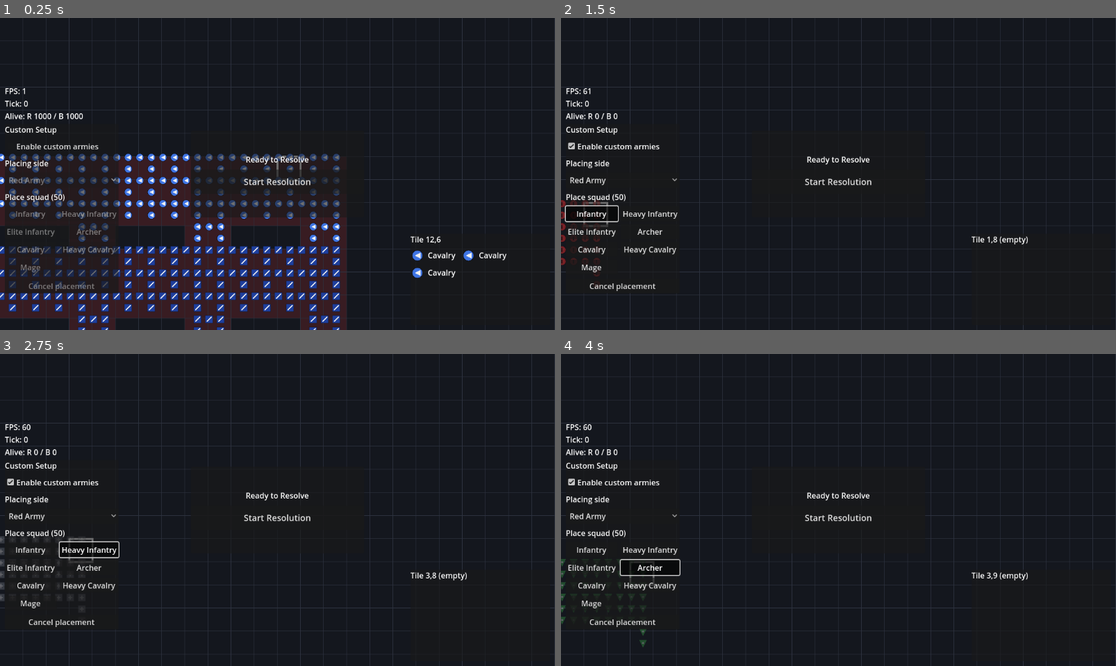
Above: before the commit, frames 1-4 (two rows, left to right).
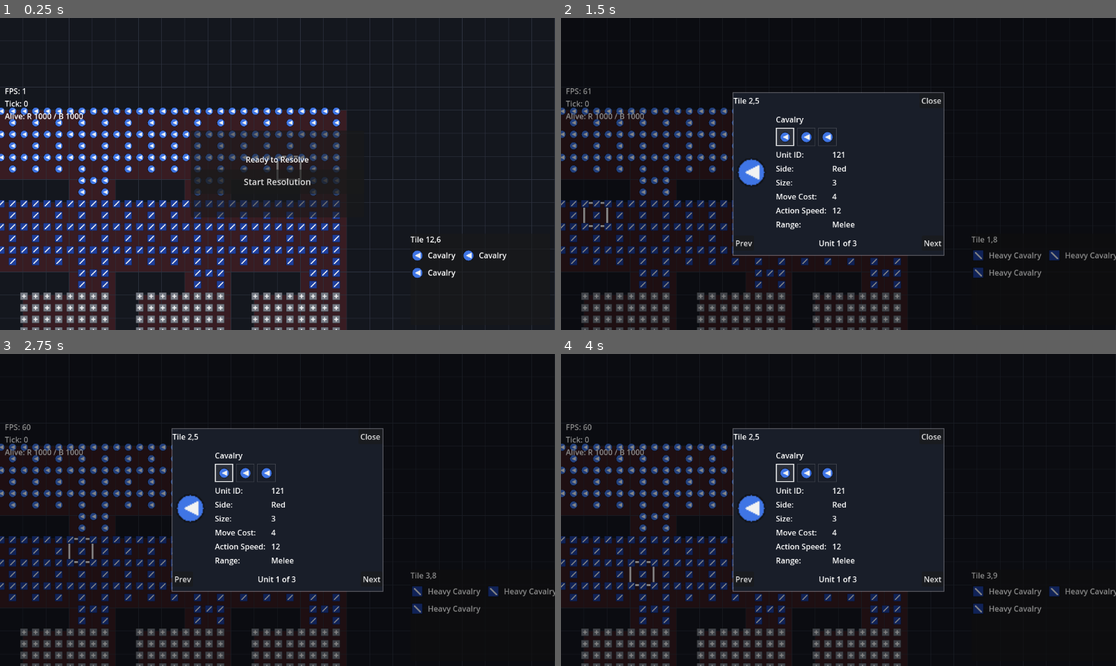
Above: after the commit, the same moments.

Repository: saykrikan-krap/battle-prototype-scale-test-godot
Game: Godot game, scene res://scenes/Main.tscn
The game is run twice, just before and just after one commit, with the same random seed, the same clock (stepped at 60 frames per second) and the same inputs.
Inputs (mouse positions are in pixels of both pictures, inside the frame that each line leads up to):
- Up to frame 1 (0.25 s): no input
- Up to frame 2 (1.5 s): click (622, 145) at 0.5 s, where only the run before the commit has a clickable "Enable custom armies"; click (594, 214) at 1.25 s, where only the run before the commit has a clickable "Infantry"
- Up to frame 3 (2.75 s): click (88, 550) at 2 s, where only the run before the commit has a clickable "Heavy Infantry"
- Up to frame 4 (4 s): click (594, 566) at 2.75 s, where only the run before the commit has a clickable "Elite Infantry"; click (649, 566) at 3.5 s, where only the run before the commit has a clickable "Archer"

The runs differ from the first frame. In frame 1, 21% of the frame differs, in the area x 0-63%, y 28-100%; in frame 2, 12%; in frame 3, 12%; in frame 4, 12%.

Commit message:
Switch custom setup to CLI flag and zone overlays

Diff:
--- a/replayer/battle_view.gd
+++ b/replayer/battle_view.gd
@@ -13,6 +13,8 @@
 const PROJECTILE_SCALE = 0.2
 const OVERLAY_RED = Color(0.85, 0.2, 0.2, 0.18)
 const OVERLAY_BLUE = Color(0.2, 0.45, 0.9, 0.18)
+const DEPLOY_RED = Color(0.9, 0.25, 0.25, 0.1)
+const DEPLOY_BLUE = Color(0.25, 0.5, 0.95, 0.1)
 const GHOST_ALPHA = 0.35
 const GHOST_INVALID_ALPHA = 0.55
 
@@ -60,6 +62,9 @@
 var _ghost_meshes = []
 var _ghost_units = []
 var _ghost_valid: bool = true
+var _deploy_red_rect: Rect2i = Rect2i()
+var _deploy_blue_rect: Rect2i = Rect2i()
+var _show_deploy_zones: bool = false
 var _zoom: float = VIEW_SCALE
 var _tile_side = PackedInt32Array()
 var _hovered_tile = Vector2i(-1, -1)
@@ -116,6 +121,12 @@
 	_ghost_valid = valid
 	_update_ghost_meshes()
 
+func set_deployment_zones(red_rect: Rect2i, blue_rect: Rect2i, visible: bool) -> void:
+	_deploy_red_rect = red_rect
+	_deploy_blue_rect = blue_rect
+	_show_deploy_zones = visible
+	queue_redraw()
+
 func _apply_zoom(target_zoom: float, mouse_pos: Vector2) -> void:
 	var clamped = clamp(target_zoom, MIN_ZOOM, MAX_ZOOM)
 	if is_equal_approx(clamped, _zoom):
@@ -139,6 +150,10 @@
 	var total_width = grid_width * TILE_SIZE
 	var total_height = grid_height * TILE_SIZE
 	draw_rect(Rect2(0, 0, total_width, total_height), Color(0.08, 0.09, 0.12))
+
+	if _show_deploy_zones:
+		_draw_deploy_zone(_deploy_red_rect, DEPLOY_RED)
+		_draw_deploy_zone(_deploy_blue_rect, DEPLOY_BLUE)
 
 	if _tile_side.size() == grid_width * grid_height:
 		for y in range(grid_height):
@@ -165,6 +180,19 @@
 			2.0
 		)
 
+func _draw_deploy_zone(zone: Rect2i, color: Color) -> void:
+	if zone.size.x <= 0 or zone.size.y <= 0:
+		return
+	draw_rect(
+		Rect2(
+			zone.position.x * TILE_SIZE,
+			zone.position.y * TILE_SIZE,
+			zone.size.x * TILE_SIZE,
+			zone.size.y * TILE_SIZE
+		),
+		color
+	)
+
 func render(replayer) -> void:
 	if replayer == null:
 		return
--- a/scenarios/scale_test_v1.gd
+++ b/scenarios/scale_test_v1.gd
@@ -7,7 +7,7 @@
 const GRID_WIDTH = 80
 const GRID_HEIGHT = 40
 const DEPLOY_WIDTH = 15
-const DEPLOY_HEIGHT = 28
+const DEPLOY_HEIGHT = 32
 const RED_ZONE_START = 0
 const BLUE_ZONE_START = GRID_WIDTH - DEPLOY_WIDTH
 
--- a/scenes/Main.gd
+++ b/scenes/Main.gd
@@ -9,6 +9,10 @@
 const EventLog = preload("res://schema/event_log.gd")
 
 const DEFAULT_TPS = 20
+const CUSTOM_FLAG = "--custom-setup"
+const CUSTOM_SQUAD_SIZE_DEFAULT = 50
+const CUSTOM_SQUAD_SIZE_INFANTRY = 64
+const CUSTOM_SQUAD_SIZE_CAVALRY = 48
 
 var _battle_view
 var _battle_ui
@@ -44,13 +48,19 @@
 	_battle_ui.step_requested.connect(_on_step_requested)
 	_battle_ui.speed_changed.connect(_on_speed_changed)
 	_battle_ui.unit_details_closed.connect(_on_unit_details_closed)
-	_battle_ui.custom_mode_toggled.connect(_on_custom_mode_toggled)
 	_battle_ui.placement_side_changed.connect(_on_placement_side_changed)
 	_battle_ui.placement_unit_selected.connect(_on_placement_unit_selected)
 	_battle_ui.placement_canceled.connect(_on_placement_canceled)
 
-	var input = ScaleTestV1.build()
-	_show_preview(input)
+	_custom_mode = CUSTOM_FLAG in args
+	if _custom_mode:
+		_enter_custom_setup()
+	else:
+		var input = ScaleTestV1.build()
+		_show_preview(input)
+		_battle_ui.set_custom_setup_enabled(false)
+		if _battle_view != null:
+			_battle_view.set_deployment_zones(Rect2i(), Rect2i(), false)
 	_battle_ui.set_start_overlay_visible(true)
 	_battle_ui.set_resolving(false)
 	_allow_play_toggle = false
@@ -72,6 +82,7 @@
 			_update_ghost_preview()
 		else:
 			_battle_view.set_ghost_units([], true)
+		_update_deployment_overlay()
 
 	_update_debug_overlay()
 
@@ -155,23 +166,20 @@
 	if _replayer != null:
 		_replayer.set_ticks_per_second(tps)
 
-func _on_custom_mode_toggled(enabled: bool) -> void:
-	_custom_mode = enabled
+func _enter_custom_setup() -> void:
+	_custom_mode = true
 	_placing_unit_type = -1
 	if _battle_view != null:
 		_battle_view.set_ghost_units([], true)
-	if not enabled:
-		var input = ScaleTestV1.build()
-		_show_preview(input)
-		_allow_play_toggle = false
-		return
-
 	_setup_input = ScaleTestV1.build_empty()
-	_next_unit_id = _setup_input.unit_ids.size()
-	_next_squad_id = _setup_input.squad_ids.size()
+	_next_unit_id = 0
+	_next_squad_id = 0
 	_rebuild_setup_occupancy()
 	_show_preview(_setup_input)
 	_allow_play_toggle = false
+	if _battle_ui != null:
+		_battle_ui.set_custom_setup_enabled(true)
+	_update_deployment_overlay()
 
 func _on_placement_side_changed(side: int) -> void:
 	_placing_side = side
@@ -304,6 +312,26 @@
 func _is_setup_active() -> bool:
 	return not _allow_play_toggle and not _resolving
 
+func _custom_squad_size_for_type(unit_type: int) -> int:
+	match unit_type:
+		BattleConstants.UnitType.INFANTRY, BattleConstants.UnitType.HEAVY_INFANTRY, BattleConstants.UnitType.ELITE_INFANTRY:
+			return CUSTOM_SQUAD_SIZE_INFANTRY
+		BattleConstants.UnitType.CAVALRY, BattleConstants.UnitType.HEAVY_CAVALRY:
+			return CUSTOM_SQUAD_SIZE_CAVALRY
+		_:
+			return CUSTOM_SQUAD_SIZE_DEFAULT
+
+func _deployment_zone(side: int) -> Rect2i:
+	if _setup_input == null:
+		return Rect2i()
+	var deploy_width = ScaleTestV1.DEPLOY_WIDTH
+	var deploy_height = ScaleTestV1.DEPLOY_HEIGHT
+	var y_start = int((float(_setup_input.grid_height - deploy_height)) / 2.0)
+	var x_start = 0
+	if side == BattleConstants.Side.BLUE:
+		x_start = _setup_input.grid_width - deploy_width
+	return Rect2i(x_start, y_start, deploy_width, deploy_height)
+
 func _rebuild_setup_occupancy() -> void:
 	if _setup_input == null:
 		return
@@ -320,6 +348,16 @@
 		if tile >= 0 and tile < tile_count:
 			_setup_tile_unit_count[tile] += 1
 
+func _update_deployment_overlay() -> void:
+	if _battle_view == null:
+		return
+	if not _custom_mode or _setup_input == null or not _is_setup_active():
+		_battle_view.set_deployment_zones(Rect2i(), Rect2i(), false)
+		return
+	var red_zone = _deployment_zone(BattleConstants.Side.RED)
+	var blue_zone = _deployment_zone(BattleConstants.Side.BLUE)
+	_battle_view.set_deployment_zones(red_zone, blue_zone, true)
+
 func _update_ghost_preview() -> void:
 	if not _custom_mode or _placing_unit_type == -1:
 		_battle_view.set_ghost_units([], true)
@@ -330,9 +368,11 @@
 	if anchor.x < 0:
 		_battle_view.set_ghost_units([], true)
 		return
-	var layout = _build_squad_layout(_placing_unit_type, BattleConstants.MAX_SQUAD_SIZE)
+	var squad_size = _custom_squad_size_for_type(_placing_unit_type)
+	var layout = _build_squad_layout(_placing_unit_type, squad_size)
 	var tiles = _layout_world_tiles(layout, anchor, _placing_side)
-	var valid = _is_layout_valid(tiles)
+	var zone = _deployment_zone(_placing_side)
+	var valid = _is_layout_valid(tiles, zone)
 	var ghost_units = _build_ghost_units(layout, tiles, _placing_unit_type, _placing_side)
 	_battle_view.set_ghost_units(ghost_units, valid)
 
@@ -342,9 +382,11 @@
 	var anchor = _battle_view.get_hovered_tile()
 	if anchor.x < 0:
 		return false
-	var layout = _build_squad_layout(_placing_unit_type, BattleConstants.MAX_SQUAD_SIZE)
+	var squad_size = _custom_squad_size_for_type(_placing_unit_type)
+	var layout = _build_squad_layout(_placing_unit_type, squad_size)
 	var tiles = _layout_world_tiles(layout, anchor, _placing_side)
-	if not _is_layout_valid(tiles):
+	var zone = _deployment_zone(_placing_side)
+	if not _is_layout_valid(tiles, zone):
 		return false
 	var squad_id = _next_squad_id
 	_next_squad_id += 1
@@ -437,13 +479,16 @@
 		tiles.append(Vector2i(world_x, world_y))
 	return tiles
 
-func _is_layout_valid(tiles: Array) -> bool:
+func _is_layout_valid(tiles: Array, zone: Rect2i) -> bool:
 	if _setup_input == null:
 		return false
 	for tile in tiles:
 		var pos = tile as Vector2i
 		if pos.x < 0 or pos.y < 0 or pos.x >= _setup_input.grid_width or pos.y >= _setup_input.grid_height:
 			return false
+		if zone.size.x > 0 and zone.size.y > 0:
+			if not zone.has_point(pos):
+				return false
 		var tile_index = BattleConstants.tile_index(pos.x, pos.y, _setup_input.grid_width)
 		if tile_index < 0 or tile_index >= _setup_tile_unit_count.size():
 			return false
--- a/ui/battle_ui.gd
+++ b/ui/battle_ui.gd
@@ -6,7 +6,6 @@
 signal step_requested
 signal speed_changed(ticks_per_second: int)
 signal unit_details_closed
-signal custom_mode_toggled(enabled: bool)
 signal placement_side_changed(side: int)
 signal placement_unit_selected(unit_type: int)
 signal placement_canceled
@@ -25,12 +24,13 @@
 var _hover_title: Label
 var _hover_entries = []
 var _unit_textures = []
+var _unit_icons = []
 var _setup_panel: PanelContainer
-var _custom_toggle: CheckBox
 var _side_option: OptionButton
 var _unit_buttons = []
 var _cancel_placement: Button
 var _selected_unit_type: int = -1
+var _custom_setup_enabled: bool = false
 var _details_backdrop: ColorRect
 var _details_panel: PanelContainer
 var _details_title: Label
@@ -179,8 +179,7 @@
 	_start_button.disabled = resolving
 	_status_label.text = "Resolving..." if resolving else ""
 	_spinner_label.visible = resolving
-	if _setup_panel != null and _start_overlay != null:
-		_setup_panel.visible = _start_overlay.visible and not resolving
+	_update_setup_visibility()
 	if resolving:
 		_spinner_index = 0
 		_spinner_elapsed = 0.0
@@ -193,8 +192,20 @@
 func set_start_overlay_visible(visible: bool) -> void:
 	_start_overlay.visible = visible
 	_panel.visible = not visible
-	if _setup_panel != null:
-		_setup_panel.visible = visible
+	_update_setup_visibility()
+
+func set_custom_setup_enabled(enabled: bool) -> void:
+	_custom_setup_enabled = enabled
+	_set_custom_controls_enabled(enabled)
+	_update_setup_visibility()
+
+func _update_setup_visibility() -> void:
+	if _setup_panel == null:
+		return
+	if _start_overlay == null:
+		_setup_panel.visible = false
+		return
+	_setup_panel.visible = _custom_setup_enabled and _start_overlay.visible and not _resolving
 
 func set_debug_text(text: String) -> void:
 	_debug_label.text = text
@@ -270,17 +281,11 @@
 		var unit_type = int(entry["type"])
 		button.button_pressed = unit_type == _selected_unit_type
 
-func _on_custom_toggled(enabled: bool) -> void:
-	_set_custom_controls_enabled(enabled)
-	emit_signal("custom_mode_toggled", enabled)
-
 func _on_side_selected(index: int) -> void:
 	var side = _side_option.get_item_id(index)
 	emit_signal("placement_side_changed", side)
 
 func _on_unit_button_pressed(unit_type: int) -> void:
-	if _custom_toggle == null or not _custom_toggle.button_pressed:
-		return
 	if _selected_unit_type == unit_type:
 		clear_placement_selection()
 		return
@@ -361,11 +366,6 @@
 	title.text = "Custom Setup"
 	vbox.add_child(title)
 
-	_custom_toggle = CheckBox.new()
-	_custom_toggle.text = "Enable custom armies"
-	_custom_toggle.toggled.connect(_on_custom_toggled)
-	vbox.add_child(_custom_toggle)
-
 	var side_label = Label.new()
 	side_label.text = "Placing side"
 	vbox.add_child(side_label)
@@ -378,9 +378,10 @@
 	vbox.add_child(_side_option)
 
 	var unit_label = Label.new()
-	unit_label.text = "Place squad (50)"
+	unit_label.text = "Place squad"
 	vbox.add_child(unit_label)
 
+	_ensure_unit_textures()
 	var grid = GridContainer.new()
 	grid.columns = 2
 	grid.add_theme_constant_override("h_separation", 6)
@@ -390,6 +391,9 @@
 	for i in range(UNIT_NAMES.size()):
 		var button = Button.new()
 		button.text = UNIT_NAMES[i]
+		if i < _unit_icons.size():
+			button.icon = _unit_icons[i]
+			button.icon_alignment = HORIZONTAL_ALIGNMENT_LEFT
 		button.toggle_mode = true
 		button.pressed.connect(Callable(self, "_on_unit_button_pressed").bind(i))
 		grid.add_child(button)
@@ -561,8 +565,18 @@
 	if _unit_textures.size() > 0:
 		return
 	_unit_textures.resize(UNIT_TEXTURE_PATHS.size())
+	_unit_icons.resize(UNIT_TEXTURE_PATHS.size())
 	for i in range(UNIT_TEXTURE_PATHS.size()):
-		_unit_textures[i] = _load_texture(UNIT_TEXTURE_PATHS[i])
+		var texture = _load_texture(UNIT_TEXTURE_PATHS[i])
+		_unit_textures[i] = texture
+		var icon_texture = texture
+		if texture != null:
+			var image = texture.get_image()
+			if image != null:
+				var icon_image = image.duplicate()
+				icon_image.resize(18, 18, Image.INTERPOLATE_NEAREST)
+				icon_texture = ImageTexture.create_from_image(icon_image)
+		_unit_icons[i] = icon_texture
 
 func _load_texture(path: String) -> Texture2D:
 	var image = Image.new()
